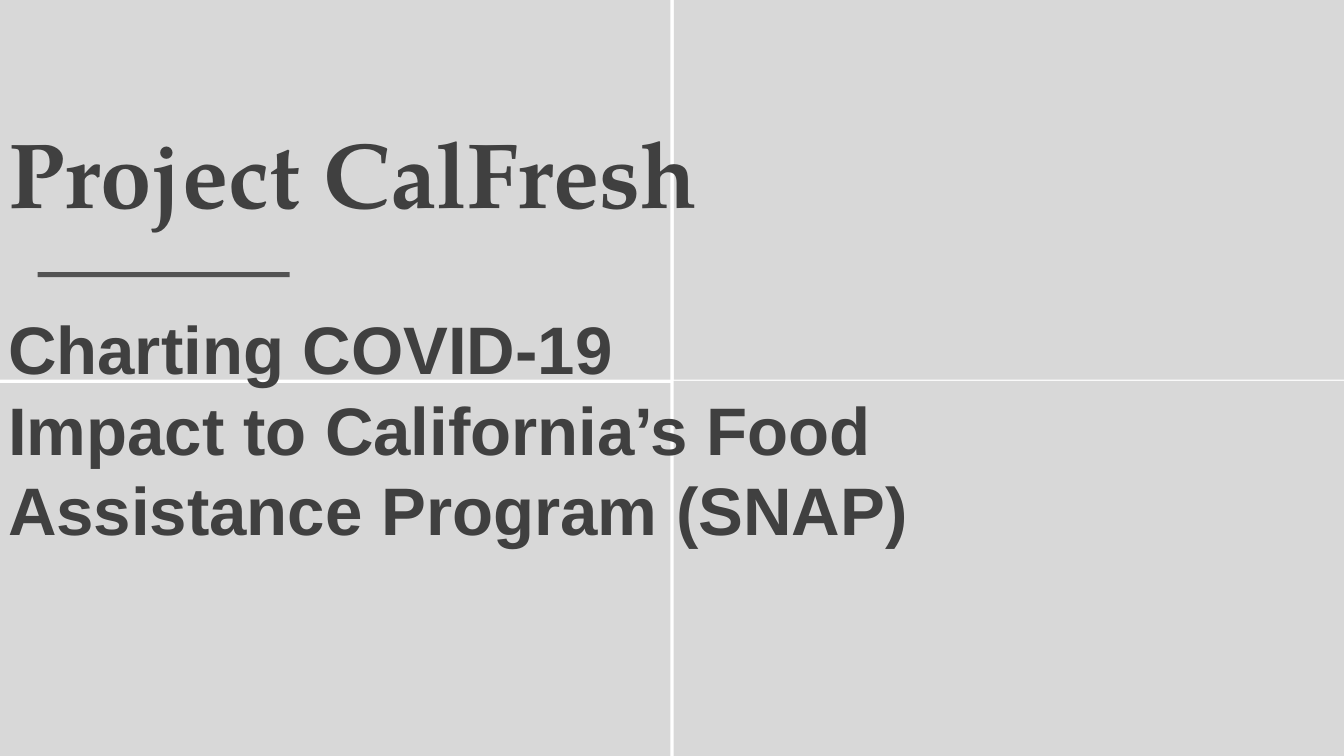
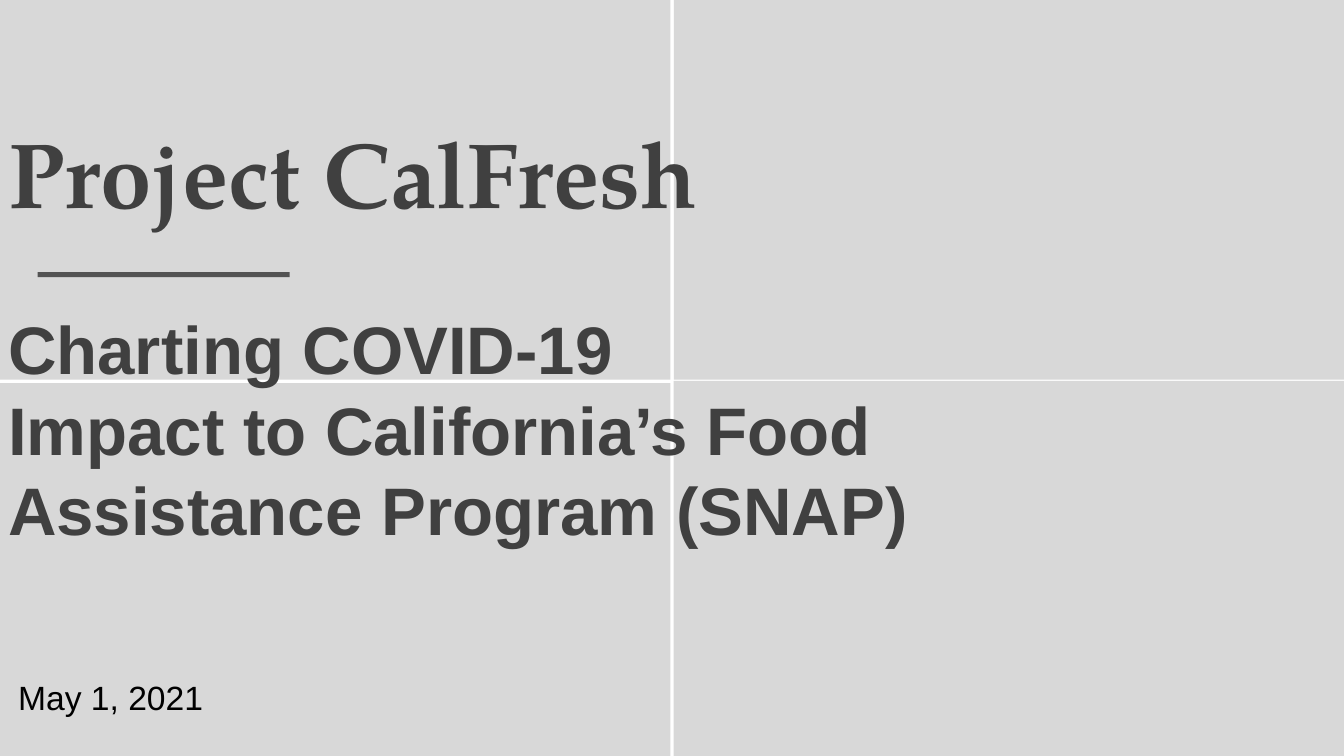
Before and after one commit to speedracer05/Covid_CalFresh, a slide deck: slide 1 of Presentation/Covid_CalFresh_v.01.pptx. Drawn at 1344x756 pixels with LibreOffice and Linux fonts; fonts in the diff are those of the drawing; background and template pictures are left out. Boxes give left, top, right and bottom in pixels: in the first picture for what was removed or moved away, otherwise in the second. Text is boxed around its words. In the diff, an @@ line names an element or a change of style, - is before the commit and + after.

```diff
--- a/Presentation/Covid_CalFresh_v.01.pptx
+++ b/Presentation/Covid_CalFresh_v.01.pptx
@@ text added at box(18, 686, 203, 717), 24 pt, text #000000 @@
+May 1, 2021
```
Also in this commit, not shown: 2 slides added, 5 slides removed, 3 other files.
